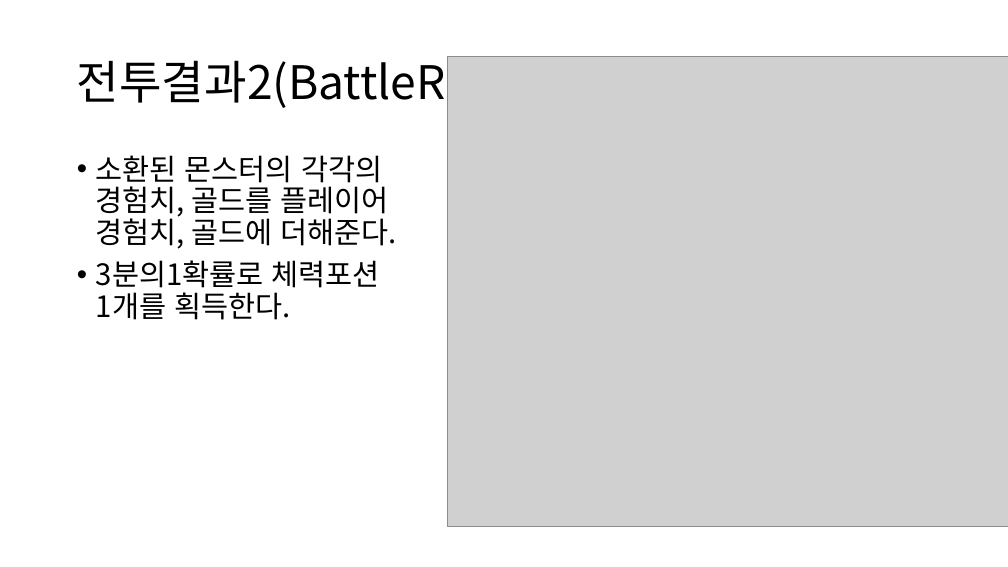
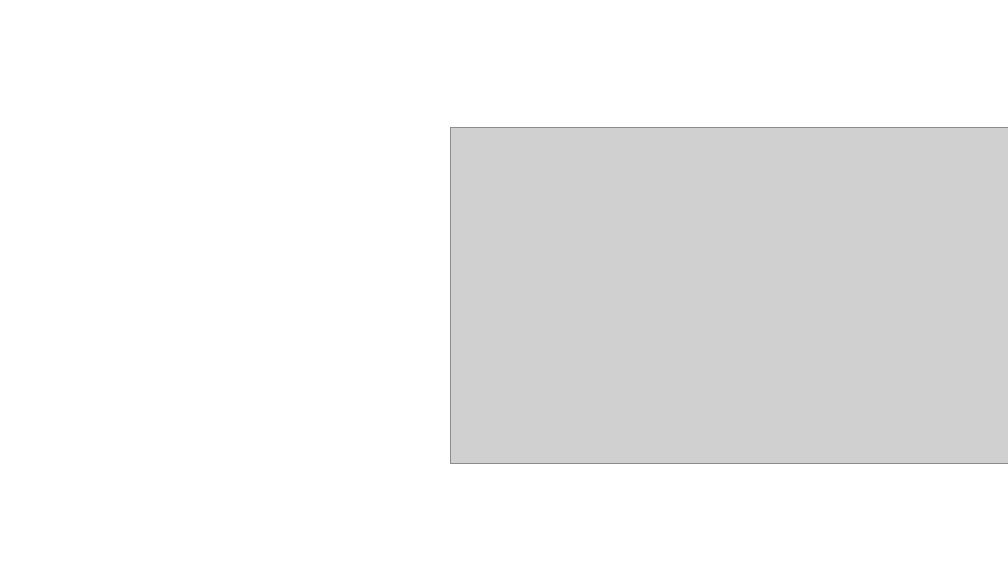
Before and after one commit to sh010207/TextRPG, a slide deck: slide 17 of 수조.pptx (slide 18 before the commit). Drawn at 1008x567 pixels with LibreOffice and Linux fonts; fonts in the diff are those of the drawing; grey boxes stand for pictures. Boxes give left, top, right and bottom in pixels: in the first picture for what was removed or moved away, otherwise in the second. Text is boxed around its words. In the diff, an @@ line names an element or a change of style, - is before the commit and + after.

```diff
--- a/수조.pptx
+++ b/수조.pptx
@@ title removed at <box>77,56,567,111</box> @@
-전투결과2(BattleResult)
@@ picture: place and size @@
-picture at <box>448,56,1008,526</box>
+picture at <box>450,128,1008,464</box>
@@ text removed at <box>96,155,397,320</box> @@
-• 소환된 몬스터의 각각의
-  경험치, 골드를 플레이어
-  경험치, 골드에 더해준다.
-• 3분의1확률로 체력포션
-  1개를 획득한다.
```
Also in this commit, not shown: 20 other slides changed, 1 slide added, 2 slides removed.
